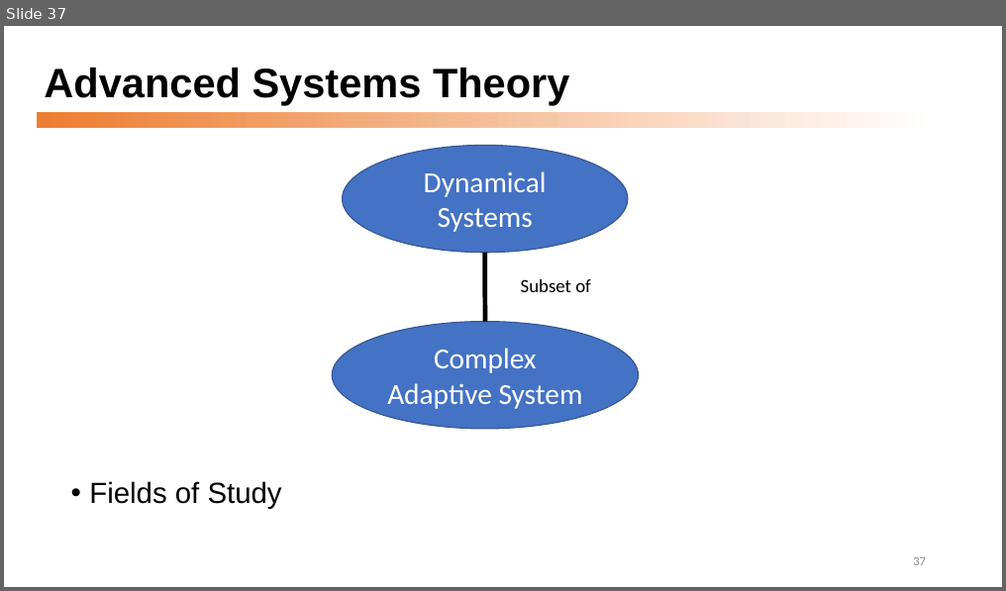
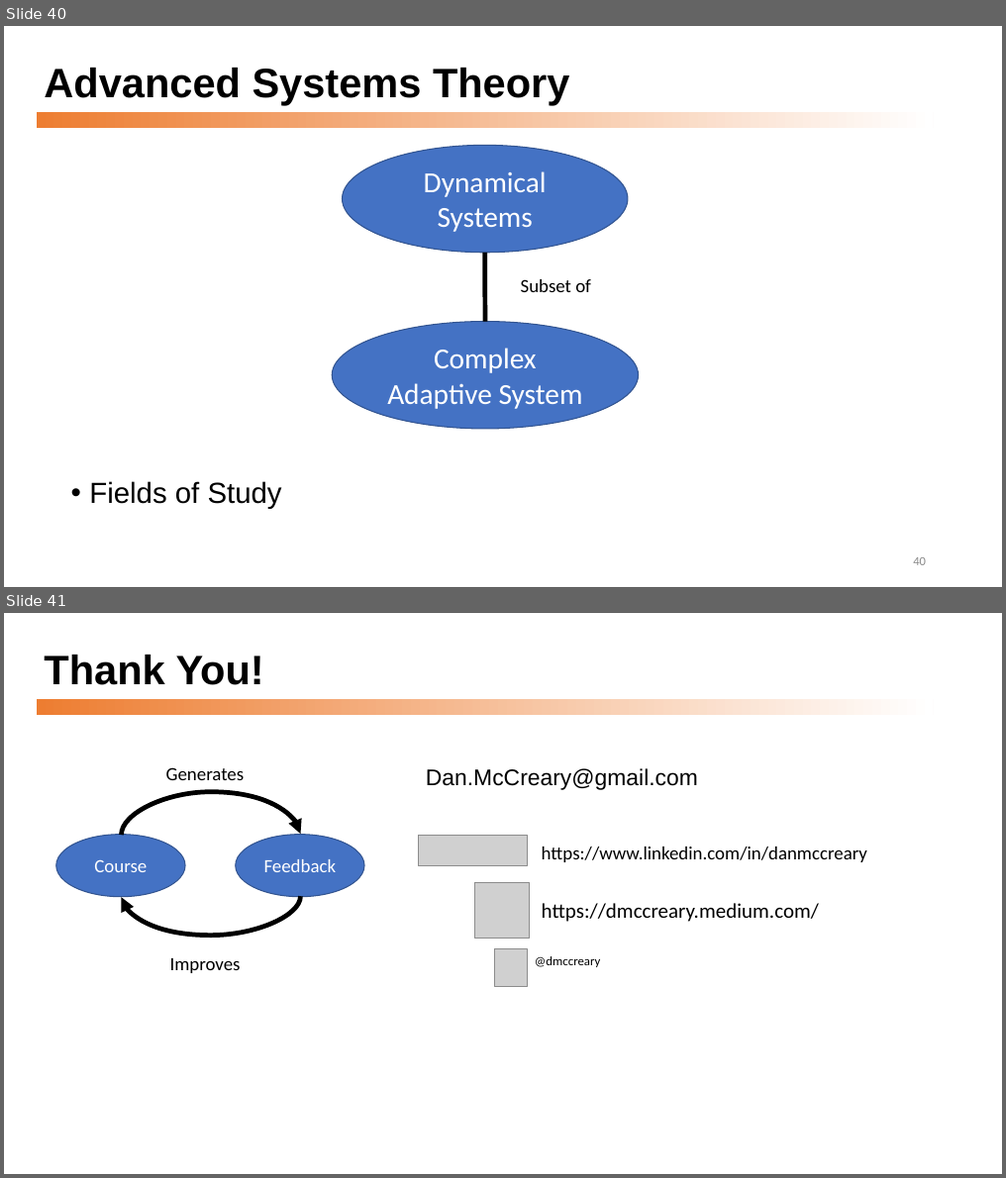
Before and after one commit to dmccreary/graph-systems-thinking, a slide deck: docs/presentations/Graph-Systems-Thinking-Half-Day-Workshop.pptx. Shown one above the other, each under a label of ours: slide 37 before the commit, slides 40 and 41 after it. The pictures are 1006x591 and 1006x1178 pixels, drawn with LibreOffice and Linux fonts; fonts in the diff are those of the drawing; grey boxes stand for pictures. Boxes give left, top, right and bottom in pixels: in the first picture for what was removed or moved away, otherwise in the second. Text is boxed around its words. In the diff, an @@ line names an element or a change of style, - is before the commit and + after.

```diff
--- a/docs/presentations/Graph-Systems-Thinking-Half-Day-Workshop.pptx
+++ b/docs/presentations/Graph-Systems-Thinking-Half-Day-Workshop.pptx
@@ slide 41 added at (x1=4, y1=613, x2=1002, y2=1174), background #FFFFFF; not listed: 1 template element that a slide beside it also shows @@
@@ title added at (x1=44, y1=655, x2=264, y2=685), 39.6 pt, text #000000, bold @@
+Thank You!
@@ text added at (x1=166, y1=767, x2=245, y2=780), 18 pt, text #000000 @@
+Generates
@@ text added at (x1=426, y1=768, x2=698, y2=790), 21.8 pt, text #000000 @@
+Dan.McCreary@gmail.com
@@ curved arrow added from (122, 836) to (300, 834), #000000 4.5 pt @@
@@ ellipse added at (x1=56, y1=835, x2=185, y2=897), fill #4472C4, outline #325491 1 pt, 18 pt, text #FFFFFF @@
+Course
@@ ellipse added at (x1=236, y1=835, x2=364, y2=897), fill #4472C4, outline #325491 1 pt, 18 pt, text #FFFFFF @@
+Feedback
@@ picture added at (x1=418, y1=836, x2=528, y2=866) @@
@@ text added at (x1=542, y1=847, x2=867, y2=862), 18 pt, text #000000 @@
+https://www.linkedin.com/in/danmccreary
@@ curved arrow added from (300, 897) to (122, 897), #000000 4.5 pt @@
@@ picture added at (x1=475, y1=882, x2=530, y2=939) @@
@@ text added at (x1=542, y1=903, x2=819, y2=922), 20 pt, text #000000 @@
+https://dmccreary.medium.com/
@@ text added at (x1=170, y1=959, x2=241, y2=973), 18 pt, text #000000 @@
+Improves
@@ picture added at (x1=494, y1=950, x2=528, y2=986) @@
@@ text added at (x1=535, y1=957, x2=600, y2=967), 12.3 pt, text #000000 @@
+@dmccreary
@@ what was slide 37 is now slide 40 @@
@@ page number at (x1=913, y1=558, x2=926, y2=566): text changed @@
-37
+40
```
Also in this commit, not shown: 2 slides changed, 3 other slides added, 1 slide removed.
